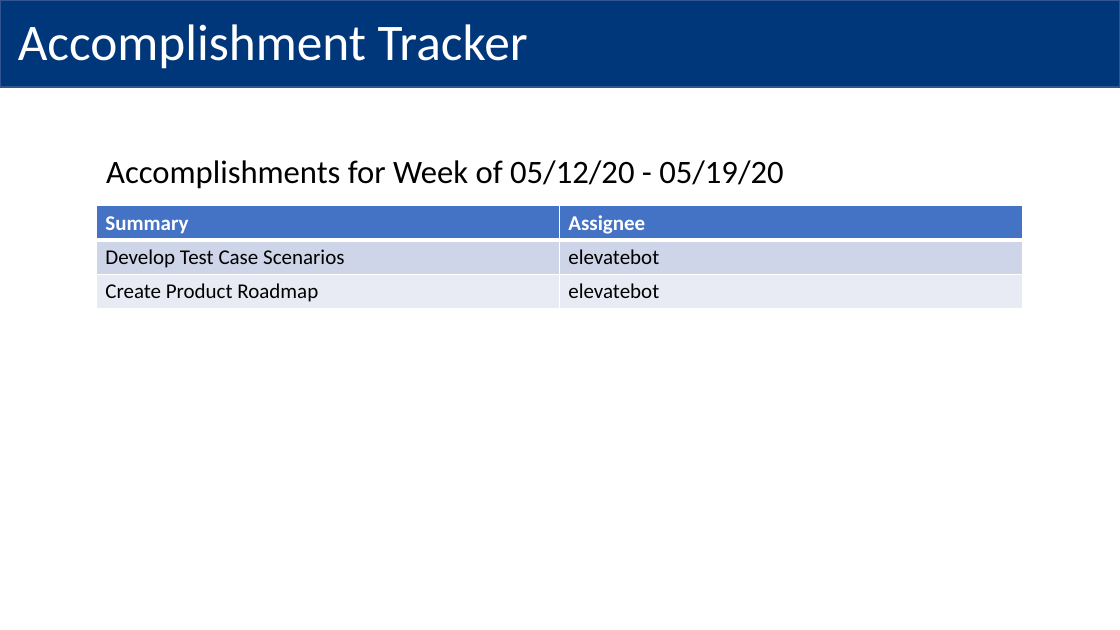
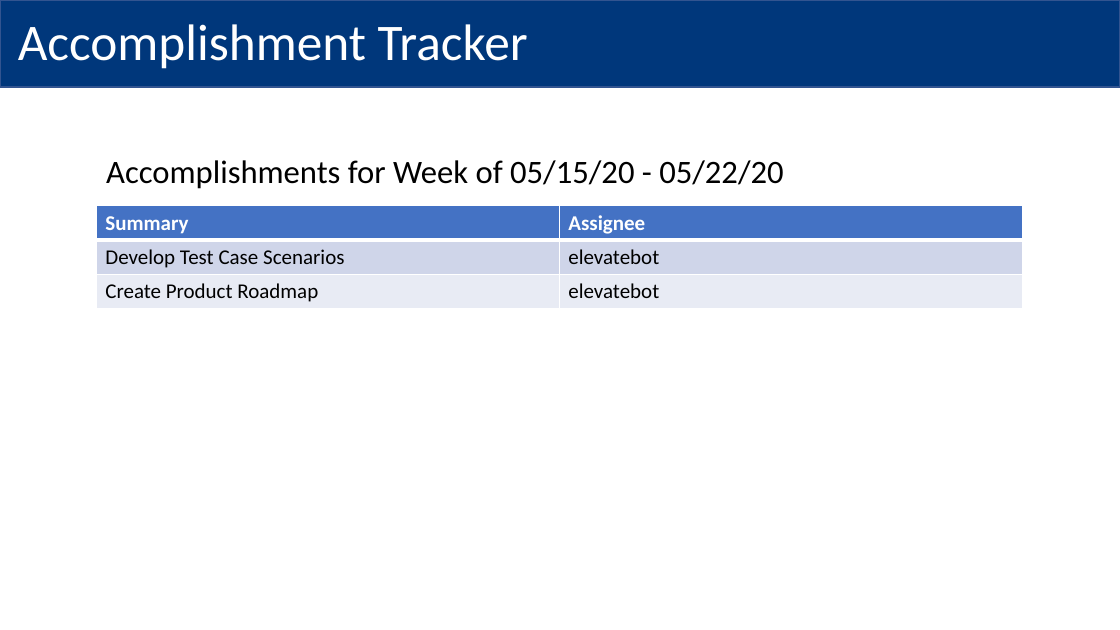
Before and after one commit to MindPetalSoftwareSolutions/VerticalApps_PMO-Bot, a slide deck: slide 2 of Data/Output/Robotic Process Automation PMO.pptx. Drawn at 1120x630 pixels with LibreOffice and Linux fonts; fonts in the diff are those of the drawing; background and template pictures are left out. Boxes give left, top, right and bottom in pixels: in the first picture for what was removed or moved away, otherwise in the second. Text is boxed around its words. In the diff, an @@ line names an element or a change of style, - is before the commit and + after.

```diff
--- a/Data/Output/Robotic Process Automation PMO.pptx
+++ b/Data/Output/Robotic Process Automation PMO.pptx
@@ text at (106, 160, 783, 189): text changed @@
-Accomplishments for Week of 05/12/20 - 05/19/20
+Accomplishments for Week of 05/15/20 - 05/22/20
```
Also in this commit, not shown: 2 other slides changed, 2 other files.
